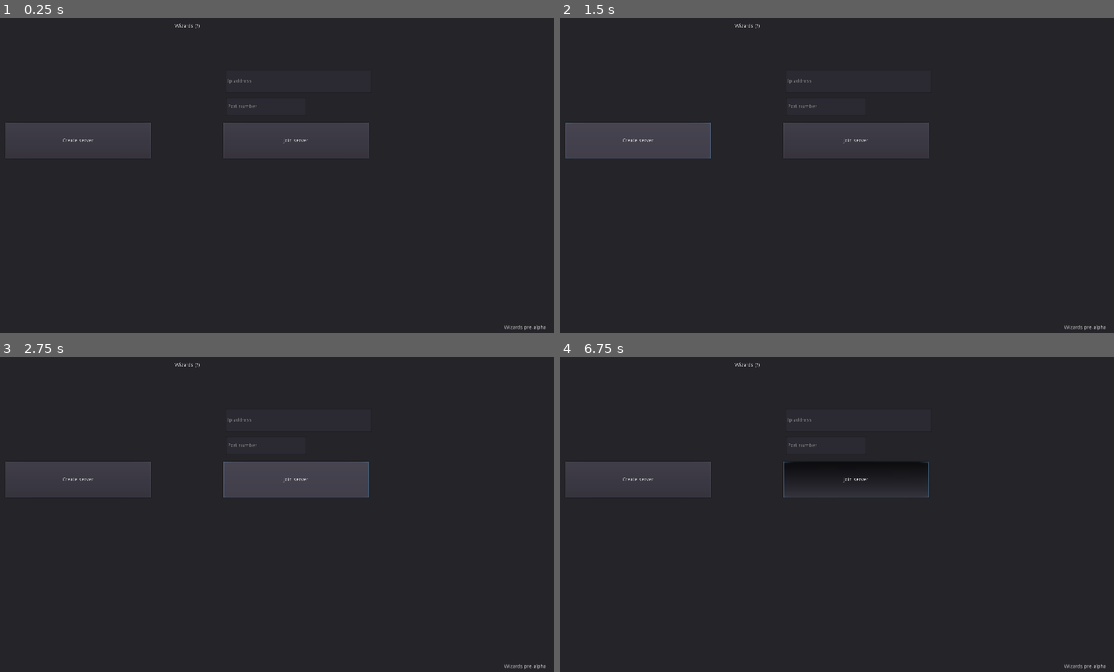
Above: before the commit, frames 1-4 (two rows, left to right).
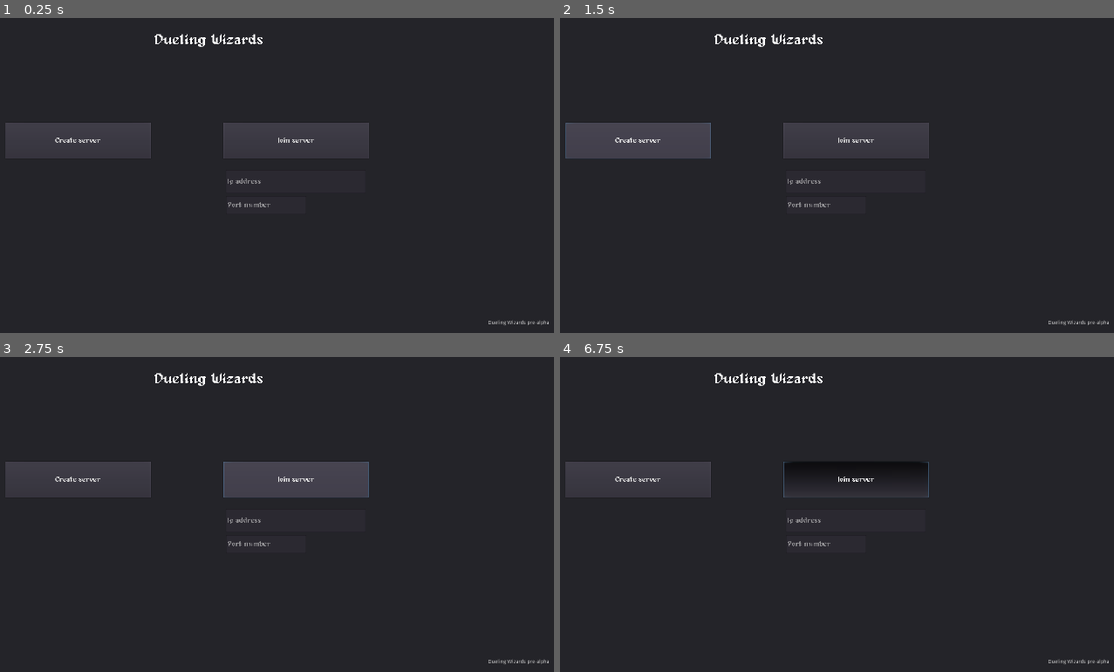
Above: after the commit, the same moments.

Repository: douwest/wizards
Game: Godot game, scene res://Network/Scenes/MainMenu.tscn
Same seed, same stepped clock (60 frames per second), same inputs: the game is played once before the commit and once after it.
Inputs (mouse positions are in pixels of both pictures, inside the frame that each line leads up to):
- Up to frame 1 (0.25 s): no input
- Up to frame 2 (1.5 s): tap Enter at 0.5 s; move the mouse to (920, 118) at 0.52 s; hold D (move_right) 0.53-1.25 s; hold S (crouch) 0.53-1.25 s; tap Space (jump) at 0.77 s; click "Create server" at 1.25 s
- Up to frame 3 (2.75 s): click "Join server" at 2 s
- Up to frame 4 (6.75 s): move the mouse to (632, 495) at 2.77 s; hold D (move_right) 2.78-3.53 s; tap W (extend) at 2.85, 5.85 s; move the mouse to (837, 388) at 3.52 s; press the mouse at (837, 388) at 3.53 s; hold A (move_left) 3.53-4.28 s; move the mouse to (731, 555) at 4.27 s; release the mouse at (731, 555) at 4.28 s; hold D (move_right) 4.28-5.78 s; right-click (731, 555) at 4.35 s; move the mouse to (975, 533) at 5.02 s; hold S (crouch) 5.03-5.78 s; move the mouse to (outside the picture) at 5.77 s; hold A (move_left) 5.78-6.53 s; move the mouse to (803, 476) at 6.52 s; press the mouse at (803, 476) at 6.53 s; hold D (move_right) from 6.53 s (still down)

The runs differ from the first frame. In frame 1, 0.7% of the frame differs, in the area x 9-100%, y 1-100%; in frame 2, 0.7%; in frame 3, 0.7%; in frame 4, 0.7%.

Commit message:
add custom fonts

Diff:
--- a/Characters/Scripts/Character/Character.gd
+++ b/Characters/Scripts/Character/Character.gd
@@ -33,7 +33,6 @@
 puppet var puppet_posture = Posture.MEDIUM
 
 func _ready():
-	sprite.modulate = Color(randf(), randf(), randf(), 1)
 	speed = Vector2(run_speed, jump_strength)
 	if is_network_master():
 		camera = Camera2D.new()
--- a/Network/Scenes/MainMenu.tscn
+++ b/Network/Scenes/MainMenu.tscn
@@ -1,6 +1,8 @@
-[gd_scene load_steps=2 format=2]
+[gd_scene load_steps=4 format=2]
 
 [ext_resource path="res://Network/Scenes/MainMenu.gd" type="Script" id=1]
+[ext_resource path="res://Static/Fonts/Medium_Font.tres" type="DynamicFont" id=2]
+[ext_resource path="res://Static/Fonts/Large_Font.tres" type="DynamicFont" id=3]
 
 [node name="MainMenu" type="CanvasLayer"]
 script = ExtResource( 1 )
@@ -13,11 +15,17 @@
 }
 
 [node name="Title" type="Label" parent="Panel"]
-margin_left = 865.546
-margin_top = 226.951
-margin_right = 1286.55
-margin_bottom = 311.951
-text = "Wizards (?)"
+anchor_left = 0.5
+anchor_top = 0.5
+anchor_right = 0.5
+anchor_bottom = 0.5
+margin_left = -150.5
+margin_top = -286.286
+margin_right = 150.5
+margin_bottom = -248.286
+custom_colors/font_color = Color( 1, 1, 1, 1 )
+custom_fonts/font = ExtResource( 3 )
+text = "Dueling Wizards"
 __meta__ = {
 "_edit_use_anchors_": false
 }
@@ -25,11 +33,11 @@
 [node name="Version" type="Label" parent="Panel"]
 anchor_left = 0.5
 anchor_right = 0.5
-margin_left = 813.341
-margin_top = 1057.57
-margin_right = 949.341
-margin_bottom = 1071.57
-text = "Wizards pre-alpha"
+margin_left = 769.341
+margin_top = 1044.57
+margin_right = 941.341
+margin_bottom = 1058.57
+text = "Dueling Wizards pre-alpha "
 __meta__ = {
 "_edit_use_anchors_": false
 }
@@ -41,6 +49,7 @@
 margin_top = -40.0
 margin_right = 800.0
 margin_bottom = 60.0
+custom_fonts/font = ExtResource( 2 )
 text = "Create server"
 __meta__ = {
 "_edit_use_anchors_": false
@@ -55,6 +64,7 @@
 margin_top = -40.0
 margin_right = -520.0
 margin_bottom = 60.0
+custom_fonts/font = ExtResource( 2 )
 text = "Join server"
 __meta__ = {
 "_edit_use_anchors_": false
@@ -65,10 +75,11 @@
 anchor_top = 0.5
 anchor_right = 0.5
 anchor_bottom = 0.5
-margin_left = 46.4161
-margin_top = -185.865
-margin_right = 448.416
-margin_bottom = -121.865
+margin_left = 46.0
+margin_top = 91.0
+margin_right = 432.0
+margin_bottom = 155.0
+custom_fonts/font = ExtResource( 2 )
 placeholder_text = "Ip address"
 __meta__ = {
 "_edit_use_anchors_": false
@@ -76,9 +87,10 @@
 
 [node name="PortNumberInputField" type="LineEdit" parent="Panel"]
 margin_left = 1007.0
-margin_top = 431.0
+margin_top = 702.529
 margin_right = 1228.0
-margin_bottom = 481.0
+margin_bottom = 752.529
+custom_fonts/font = ExtResource( 2 )
 placeholder_text = "Port number"
 __meta__ = {
 "_edit_use_anchors_": false
--- /dev/null
+++ b/Static/Fonts/Large_Font.tres
@@ -0,0 +1,7 @@
+[gd_resource type="DynamicFont" load_steps=2 format=2]
+
+[ext_resource path="res://Static/Fonts/alagard.ttf" type="DynamicFontData" id=1]
+
+[resource]
+size = 40
+font_data = ExtResource( 1 )
--- /dev/null
+++ b/Static/Fonts/Medium_Font.tres
@@ -0,0 +1,7 @@
+[gd_resource type="DynamicFont" load_steps=2 format=2]
+
+[ext_resource path="res://Static/Fonts/alagard.ttf" type="DynamicFontData" id=1]
+
+[resource]
+size = 20
+font_data = ExtResource( 1 )
Binary file added: Static/Fonts/alagard.ttf
